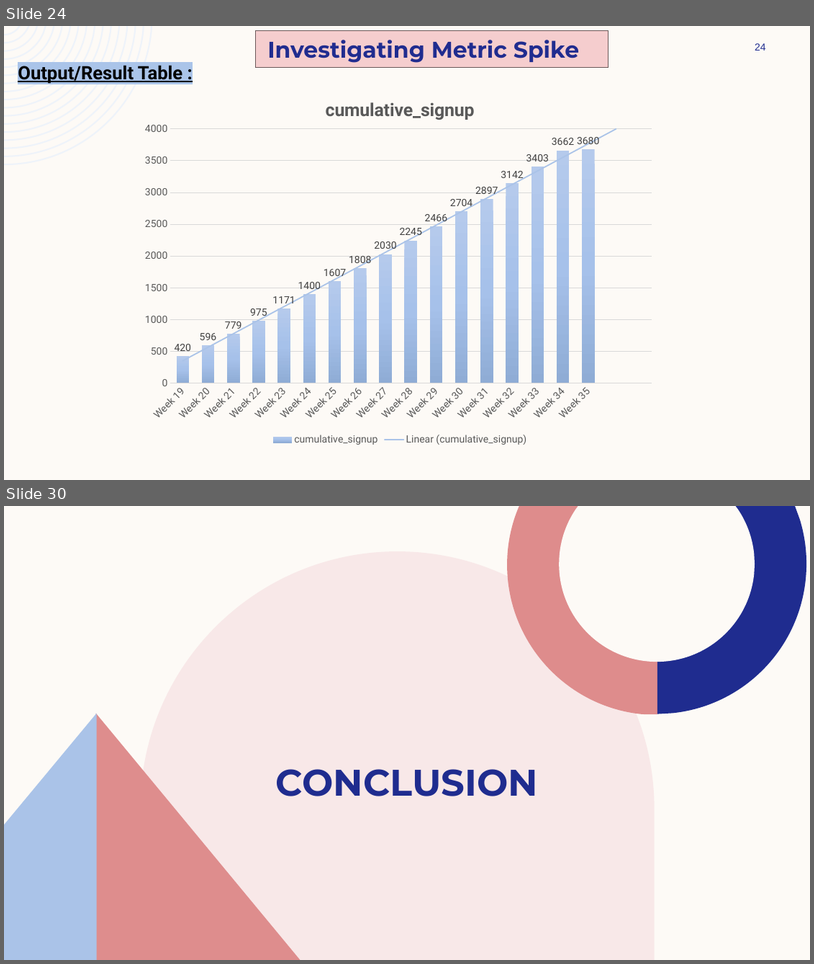
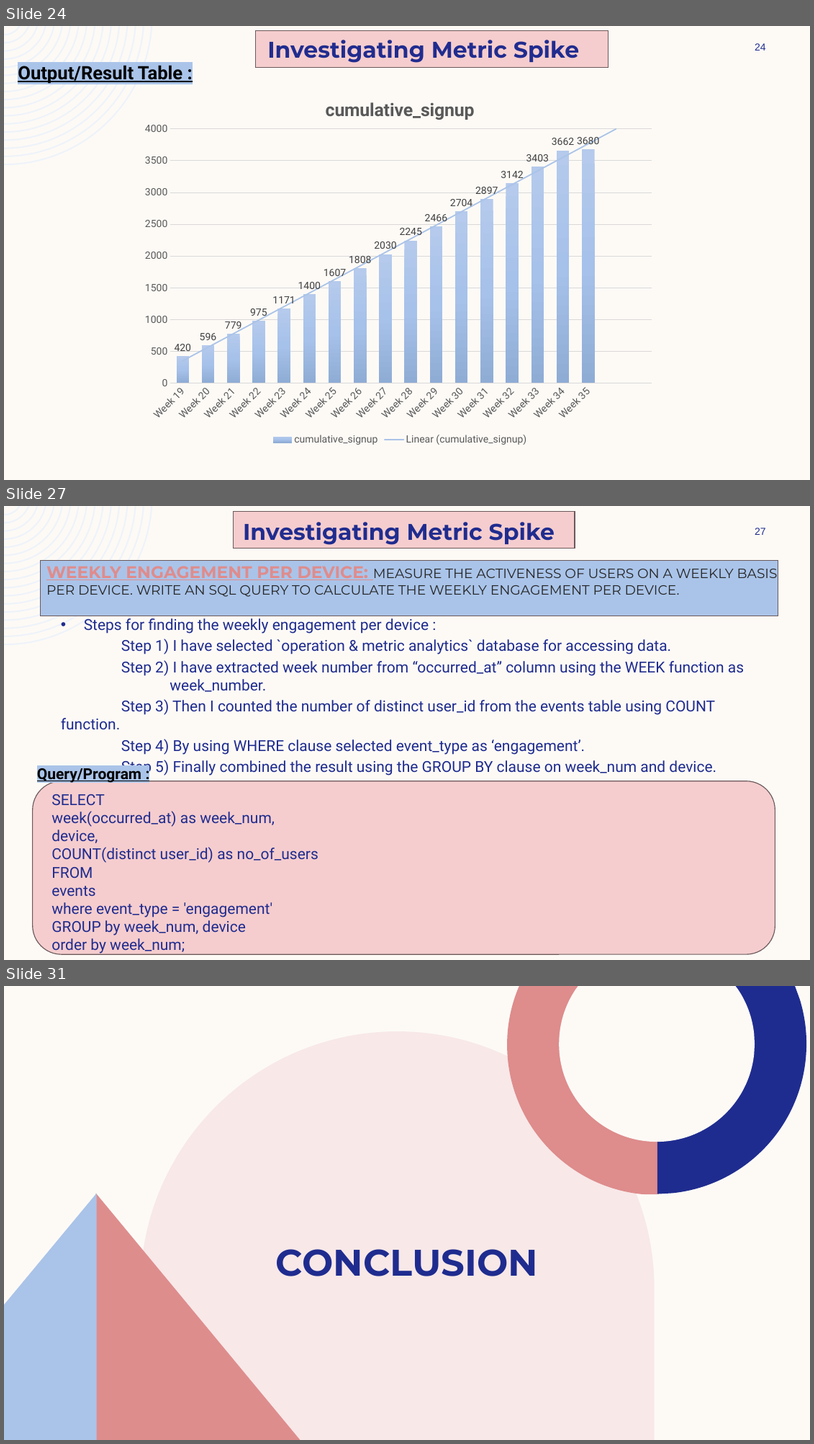
Before and after one commit to ShindeYash/Operation_and_Metric_Analytics, a slide deck: Report - Operation_and_Metric_Analytics.pptx. Shown one above the other, each under a label of ours: slides 24 and 30 before the commit, slides 24, 27 and 31 after it; the slides between them are not shown. The pictures are 814x964 and 814x1444 pixels, drawn with LibreOffice and Linux fonts; fonts in the diff are those of the drawing. Boxes give left, top, right and bottom in pixels: in the first picture for what was removed or moved away, otherwise in the second. Text is boxed around its words. In the diff, an @@ line names an element or a change of style, - is before the commit and + after.

```diff
--- a/Report - Operation_and_Metric_Analytics.pptx
+++ b/Report - Operation_and_Metric_Analytics.pptx
@@ slide 27 added at bbox=[4, 506, 810, 960], background #FDFAF6; not listed: 1 template element that a slide beside it also shows @@
@@ rectangle added at bbox=[233, 512, 575, 548], fill #F5CDCE, outline #6B5A5A 1 pt @@
@@ text added at bbox=[243, 522, 555, 545], 27 pt, text #1F2C8F, bold @@
+Investigating Metric Spike
@@ page number added at bbox=[755, 528, 766, 535], 12 pt, text #1F2C8F @@
+27
@@ rectangle added at bbox=[40, 561, 778, 616], fill #AAC4E9, outline #6B5A5A 1 pt @@
@@ title added at bbox=[46, 566, 778, 597], 16 pt, text #262626 @@
+WEEKLY ENGAGEMENT PER DEVICE: MEASURE THE ACTIVENESS OF USERS ON A WEEKLY BASIS PER DEVICE. WRITE AN SQL QUERY TO CALCULATE THE WEEKLY ENGAGEMENT PER DEVICE.
@@ text added at bbox=[61, 615, 744, 777], 18 pt, text #1F2C8F @@
+• Steps for finding the weekly engagement per device :
+Step 1) I have selected `operation & metric analytics` database for accessing data.
+Step 2) I have extracted week number from “occurred_at” column using the WEEK function as week_number.
+Step 3) Then I counted the number of distinct user_id from the events table using COUNT function.
+Step 4) By using WHERE clause selected event_type as ‘engagement’.
+Step 5) Finally combined the result using the GROUP BY clause on week_num and device.
@@ text added at bbox=[37, 764, 142, 783], 18 pt, text #000000, bold, underline @@
+Query/Program :
@@ rounded rectangle added at bbox=[32, 780, 775, 954], fill #F5CDCE, outline #6B5A5A 1 pt @@
@@ text added at bbox=[52, 794, 319, 955], 18 pt, text #202C8F @@
+SELECT
+week(occurred_at) as week_num,
+device,
+COUNT(distinct user_id) as no_of_users
+FROM
+events
+where event_type = 'engagement'
+GROUP by week_num, device
+order by week_num;
@@ what was slide 30 is now slide 31 @@
```
Also in this commit, not shown: 2 slides changed, 4 other slides added, 4 slides removed, 5 other files.
